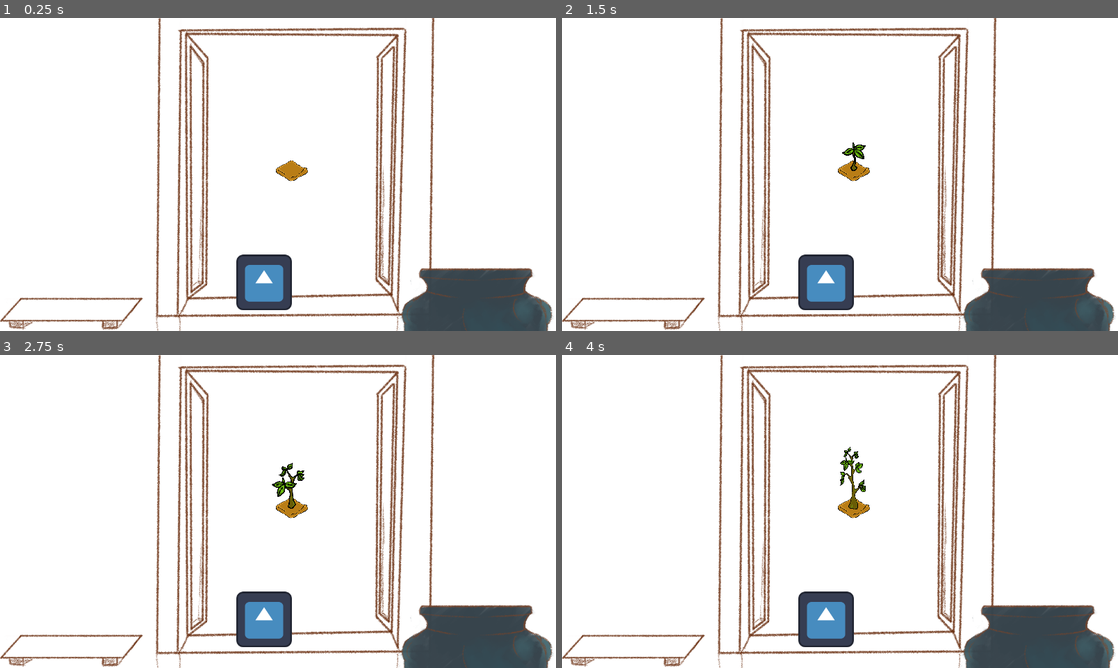
Above: before the commit, frames 1-4 (two rows, left to right).
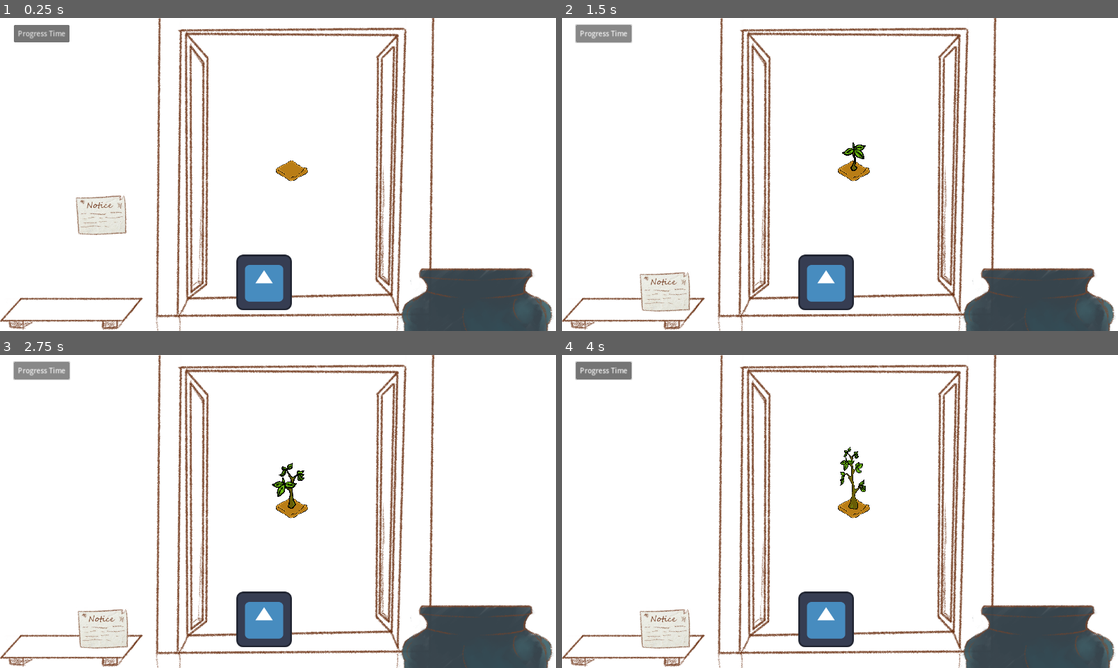
Above: after the commit, the same moments.

Repository: fresh4/GameJam2
Game: Godot game, scene res://Scenes/prototype_level.tscn
Two runs of this game, one before a commit and one after it. Both use one fixed random seed, a clock stepped at 60 frames per second and the inputs below. The engine's default icon, where the game draws it, is replaced by a stand-in: a white triangle on a blue panel in a dark square.
Inputs (mouse positions are in pixels of both pictures, inside the frame that each line leads up to):
- Up to frame 1 (0.25 s): no input
- Up to frame 2 (1.5 s): click "Progress Time" at 0.5 s; click "Progress Time" at 1.25 s
- Up to frame 3 (2.75 s): click "Progress Time" at 2 s
- Up to frame 4 (4 s): tap Enter at 2.75 s; move the mouse to (823, 621) at 2.77 s; click (823, 621) at 2.85 s; tap Space at 3.5 s; move the mouse to (728, 527) at 3.52 s; click (728, 527) at 3.6 s

The runs differ from the first frame. In frame 1, 1.6% of the frame differs, in the area x 2-23%, y 2-70%; in frame 2, 1.6%, in the area x 2-24%, y 2-94%; in frame 3, 1.6%; in frame 4, 1.6%.

Commit message:
Added non-pepper draggables and tweaks to draggable ogic

Diff:
--- a/Prefabs/draggable_physics_prefab.tscn
+++ b/Prefabs/draggable_physics_prefab.tscn
@@ -8,9 +8,10 @@
 [sub_resource type="RectangleShape2D" id="RectangleShape2D_j3t1n"]
 size = Vector2(128, 128)
 
-[node name="DraggableObject" type="RigidBody2D"]
+[node name="Pepper" type="RigidBody2D"]
 z_index = 1
 collision_layer = 2
+collision_mask = 3
 contact_monitor = true
 script = ExtResource("1_6m7sh")
 
@@ -25,9 +26,9 @@
 shape = SubResource("RectangleShape2D_j3t1n")
 
 [node name="DetectionArea" type="Area2D" parent="."]
-unique_name_in_owner = true
 collision_layer = 2
 collision_mask = 0
+script = ExtResource("2_k1eq2")
 
 [node name="CollisionShape2D" type="CollisionShape2D" parent="DetectionArea"]
 visible = false
@@ -45,10 +46,5 @@
 horizontal_alignment = 1
 script = ExtResource("3_ui2nt")
 
-[node name="Draggable" type="Node2D" parent="."]
-script = ExtResource("2_k1eq2")
-
 [connection signal="mouse_entered" from="DetectionArea" to="Tooltip" method="_on_area_2d_mouse_entered"]
-[connection signal="mouse_entered" from="DetectionArea" to="Draggable" method="_on_area_2d_mouse_entered"]
 [connection signal="mouse_exited" from="DetectionArea" to="Tooltip" method="_on_area_2d_mouse_exited"]
-[connection signal="mouse_exited" from="DetectionArea" to="Draggable" method="_on_area_2d_mouse_exited"]
--- a/Scenes/prototype_level.tscn
+++ b/Scenes/prototype_level.tscn
@@ -11,6 +11,8 @@
 [ext_resource type="Texture2D" uid="uid://5dtdqb17076v" path="res://Assets/Art/Plants/grown.png" id="7_48noe"]
 [ext_resource type="Texture2D" uid="uid://bts0l4ljkdpb8" path="res://Assets/Art/Furniture/cauldron.png" id="10_0xebp"]
 [ext_resource type="Script" path="res://Scripts/cauldron.gd" id="10_3prk6"]
+[ext_resource type="Texture2D" uid="uid://pgrslf0alx5i" path="res://Assets/Art/Misc/notice.png" id="12_ah4ji"]
+[ext_resource type="Script" path="res://Scripts/draggable.gd" id="13_mxw4m"]
 
 [sub_resource type="RectangleShape2D" id="RectangleShape2D_o6ltq"]
 size = Vector2(1312, 52)
@@ -58,8 +60,15 @@
 [sub_resource type="RectangleShape2D" id="RectangleShape2D_cxyhx"]
 size = Vector2(204, 20)
 
+[sub_resource type="RectangleShape2D" id="RectangleShape2D_yca1l"]
+size = Vector2(104, 76)
+
 [node name="PrototypeLevel" type="Node2D"]
 script = ExtResource("1_326k8")
+
+[node name="Foreground" type="Sprite2D" parent="."]
+position = Vector2(640, 360)
+texture = ExtResource("1_hh70o")
 
 [node name="Button" type="Button" parent="."]
 offset_left = 32.0
@@ -67,10 +76,6 @@
 offset_right = 160.0
 offset_bottom = 56.0
 text = "Progress Time"
-
-[node name="Foreground" type="Sprite2D" parent="."]
-position = Vector2(640, 360)
-texture = ExtResource("1_hh70o")
 
 [node name="RigidBody2D" parent="." instance=ExtResource("1_iiofd")]
 position = Vector2(608, 592)
@@ -141,7 +146,7 @@
 [node name="IngredientDetectionArea" type="Area2D" parent="Cauldron"]
 visible = false
 collision_layer = 8
-collision_mask = 2
+collision_mask = 3
 
 [node name="CollisionShape2D" type="CollisionShape2D" parent="Cauldron/IngredientDetectionArea"]
 position = Vector2(-3, -90)
@@ -162,6 +167,27 @@
 [node name="Ingredient3" type="Sprite2D" parent="Cauldron/IngredientsAdded"]
 position = Vector2(55, -14)
 
+[node name="Notice" type="RigidBody2D" parent="."]
+position = Vector2(232, 424)
+collision_mask = 3
+contact_monitor = true
+
+[node name="Notice" type="Sprite2D" parent="Notice"]
+texture = ExtResource("12_ah4ji")
+
+[node name="CollisionPolygon2D" type="CollisionPolygon2D" parent="Notice"]
+visible = false
+polygon = PackedVector2Array(-56, -40, 56, -42, 58, 43, -49, 44)
+
+[node name="DetectionArea" type="Area2D" parent="Notice"]
+collision_layer = 2
+collision_mask = 0
+script = ExtResource("13_mxw4m")
+
+[node name="CollisionShape2D" type="CollisionShape2D" parent="Notice/DetectionArea"]
+position = Vector2(1, 2)
+shape = SubResource("RectangleShape2D_yca1l")
+
 [connection signal="pressed" from="Button" to="." method="_on_button_pressed"]
 [connection signal="body_entered" from="Plots/Plot/Area2D" to="Plots/Plot" method="_on_area_2d_body_entered"]
 [connection signal="body_exited" from="Plots/Plot/Area2D" to="Plots/Plot" method="_on_area_2d_body_exited"]
--- a/Scripts/draggable.gd
+++ b/Scripts/draggable.gd
@@ -1,18 +1,18 @@
-extends Node2D
+extends Area2D
 class_name DraggableObject
-
-@onready var area: Area2D = %DetectionArea
 
 var parent: RigidBody2D
 var hovered: bool = false
 var dragging: bool = false
 
 func _ready() -> void:
+	self.mouse_entered.connect(_on_mouse_entered)
+	self.mouse_exited.connect(_on_mouse_exited)
 	parent = get_parent() as RigidBody2D
 
-func _process(_delta: float) -> void:
+func _physics_process(_delta: float) -> void:
 	if dragging:
-		parent.apply_central_force((parent.get_viewport().get_mouse_position() - parent.get_position()) * 50 - parent.linear_velocity*6)
+		parent.apply_central_force((parent.get_viewport().get_mouse_position() - parent.get_position()) * 100 - parent.linear_velocity*12)
 		# I don't actually know a damn thing about how the above works
 
 func _input(_event: InputEvent) -> void:
@@ -21,8 +21,8 @@
 	elif Input.is_action_just_released("click"):
 		dragging = false
 
-func _on_area_2d_mouse_entered() -> void:
+func _on_mouse_entered() -> void:
 	hovered = true
 
-func _on_area_2d_mouse_exited() -> void:
+func _on_mouse_exited() -> void:
 	hovered = false
Binary file added: Assets/Art/Misc/notice.png
Not shown, added: Assets/Art/Misc/notice.png.import
Not shown: 1 places in Scenes/prototype_level.tscn that only renumber resources
